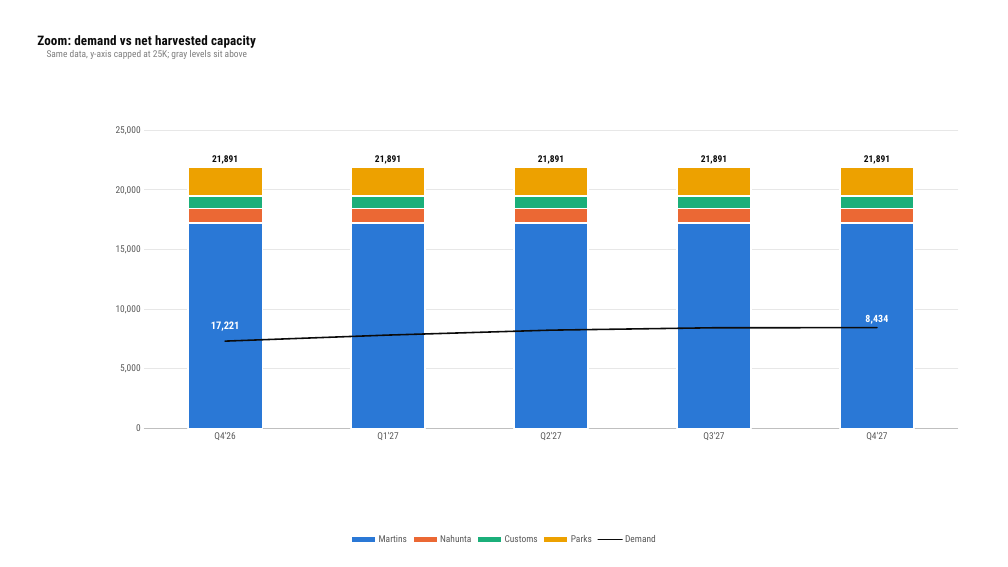
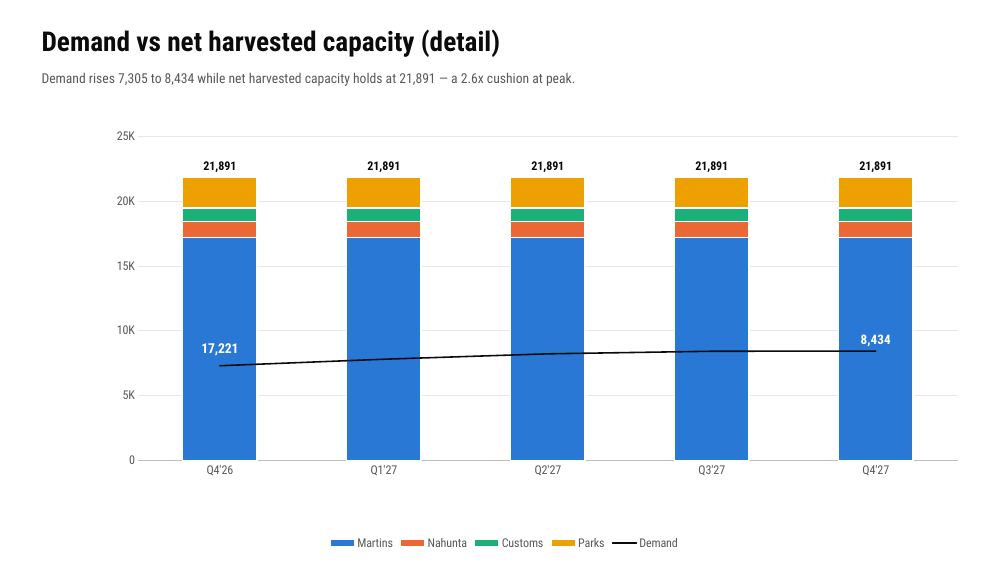
Before and after one commit to naviero1/Claude-Works, a slide deck: slide 4 of PVA second supplier initiative/Supplier_Capacity_Charts.pptx. Drawn at 1008x567 pixels with LibreOffice and Linux fonts; fonts in the diff are those of the drawing. Boxes give left, top, right and bottom in pixels: in the first picture for what was removed or moved away, otherwise in the second. Text is boxed around its words. In the diff, an @@ line names an element or a change of style, - is before the commit and + after.

```diff
--- a/PVA second supplier initiative/Supplier_Capacity_Charts.pptx
+++ b/PVA second supplier initiative/Supplier_Capacity_Charts.pptx
@@ text added at box(42, 29, 500, 57), 26 pt, text #0B0B0B, bold @@
+Demand vs net harvested capacity (detail)
@@ text added at box(42, 72, 575, 86), 13 pt, text #595959 @@
+Demand rises 7,305 to 8,434 while net harvested capacity holds at 21,891 — a 2.6x cushion at peak.
@@ column stacked chart at box(32, 107, 977, 554) @@
@@ title "Zoom: demand vs net harvested capacity Same data, y-axis capped at 25K; gray levels sit above" removed @@
@@ data labels of Series 6 changed @@
@@ legend changed @@
@@ category axis changed @@
@@ value axis changed @@
@@ plot area changed @@
@@ column stacked chart: place and size @@
-column stacked chart at box(30, 19, 978, 548)
+column stacked chart at box(32, 107, 977, 554)
```
Also in this commit, not shown: 5 other slides changed.
